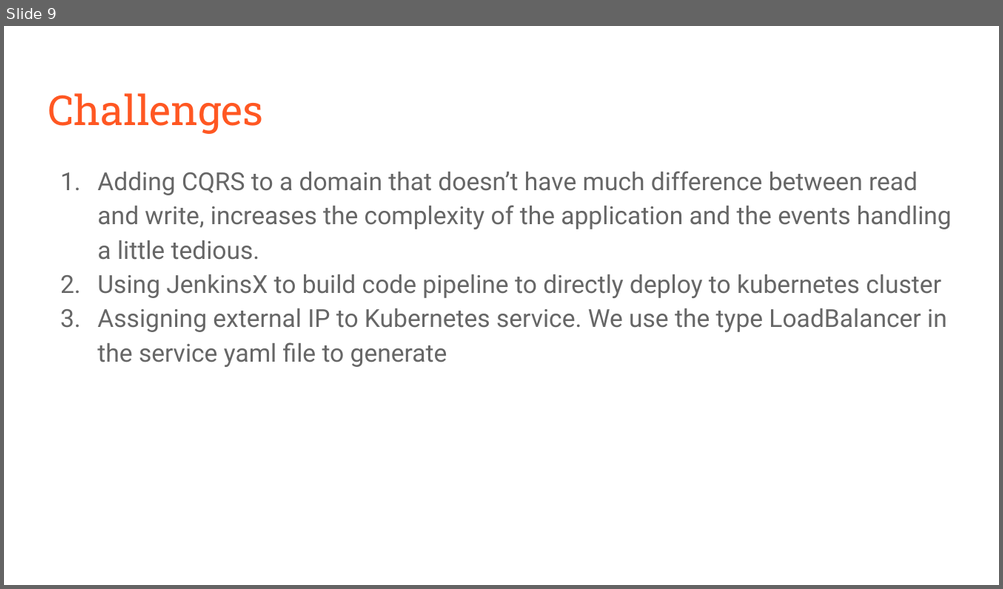
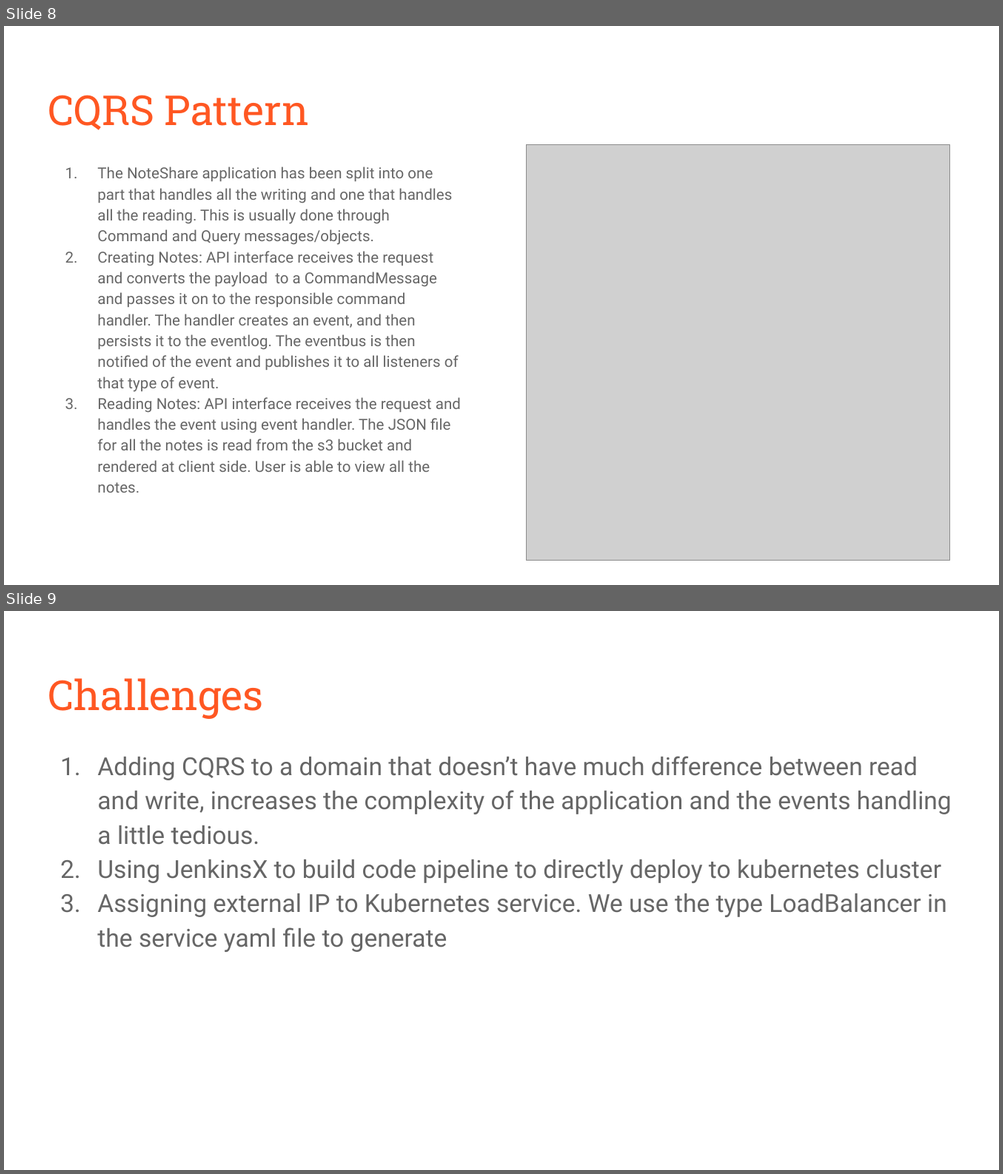
Before and after one commit to laxmikantbpandhare/NoteShare-fa19-281-cloud-traders, a slide deck: PPT/NoteShare.pptx. Shown one above the other, each under a label of ours: slide 9 before the commit, slides 8 and 9 after it. The pictures are 1003x589 and 1003x1174 pixels, drawn with LibreOffice and Linux fonts; fonts in the diff are those of the drawing; grey boxes stand for pictures. Boxes give left, top, right and bottom in pixels: in the first picture for what was removed or moved away, otherwise in the second. Text is boxed around its words. In the diff, an @@ line names an element or a change of style, - is before the commit and + after.

Commit message:
PPT update

```diff
--- a/PPT/NoteShare.pptx
+++ b/PPT/NoteShare.pptx
@@ slide 8 added at (x1=4, y1=26, x2=999, y2=585), background #FFFFFF @@
@@ title added at (x1=48, y1=95, x2=309, y2=130), 30 pt, text #FF5722 @@
+CQRS Pattern
@@ picture added at (x1=526, y1=145, x2=950, y2=561) @@
@@ text added at (x1=97, y1=167, x2=461, y2=493), 11 pt, text #666666 @@
+1. The NoteShare application has been split into one part that handles all the writing and one that handles all the reading. This is usually done through Command and Query messages/objects.
+2. Creating Notes: API interface receives the request and converts the payload to a CommandMessage and passes it on to the responsible command handler. The handler creates an event, and then persists it to the eventlog. The eventbus is then notified of the event and publishes it to all listeners of that type of event.
+3. Reading Notes: API interface receives the request and handles the event using event handler. The JSON file for all the notes is read from the s3 bucket and rendered at client side. User is able to view all the notes.
```
Also in this commit, not shown: 1 slide removed.
